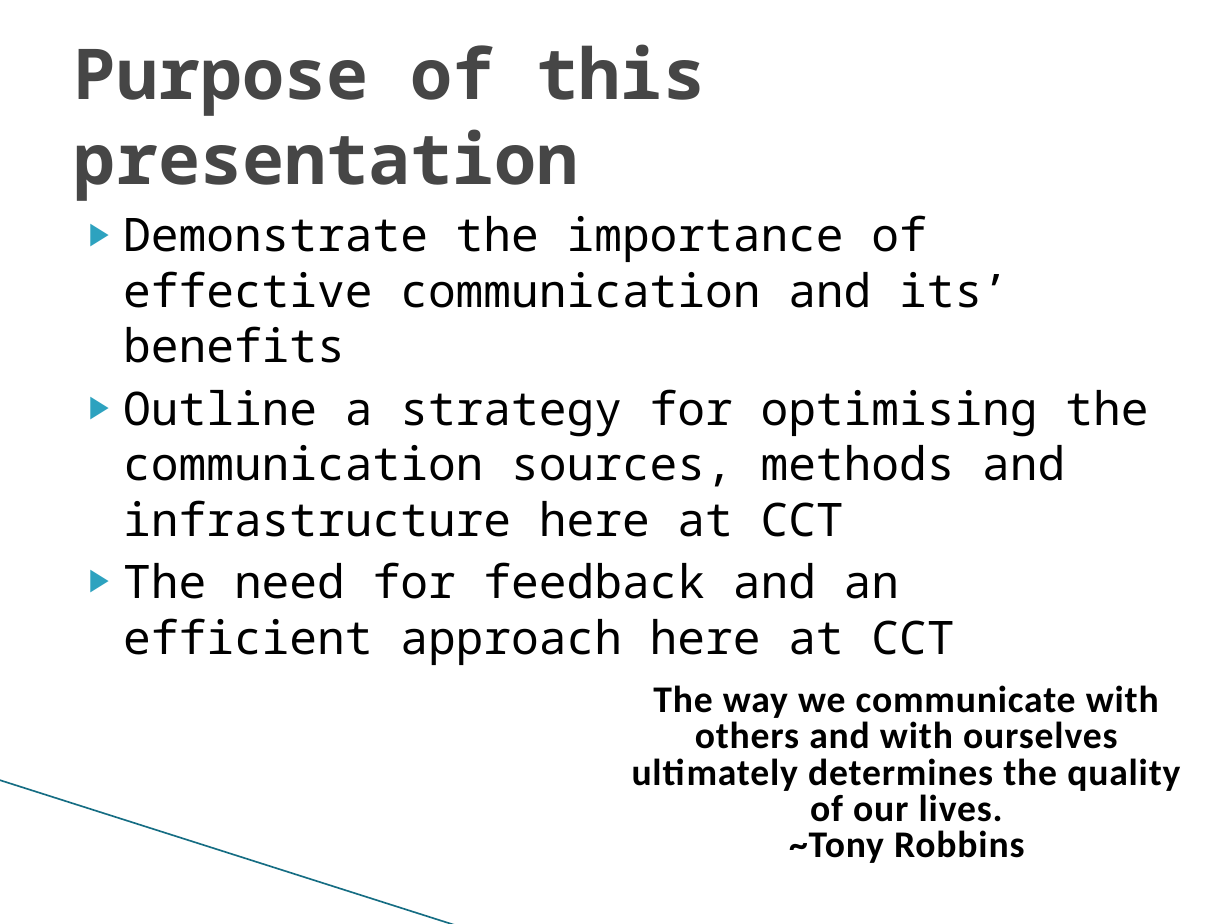
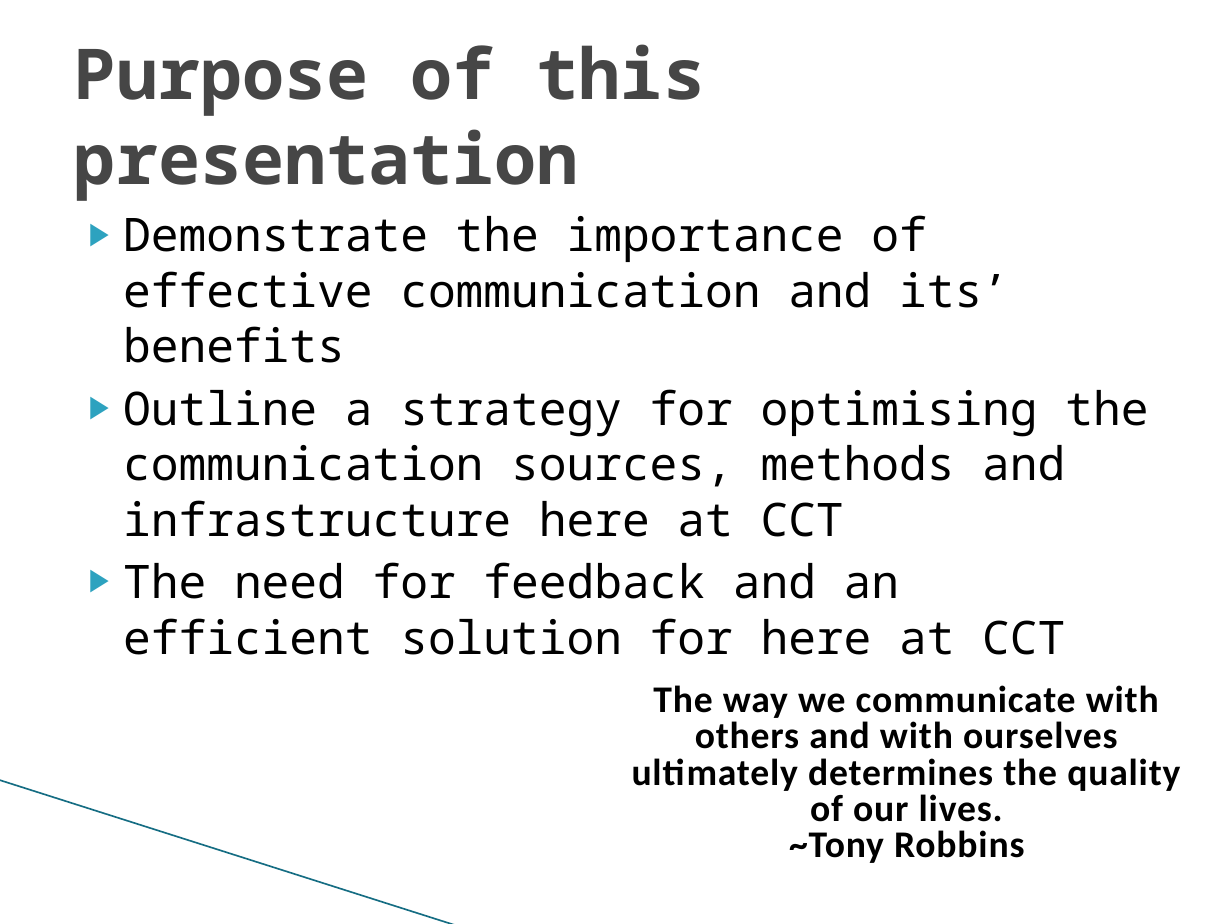
Before and after one commit to CrazeeIvan/Communications, a slide deck: slide 2 of Presentation Skills.odp. Drawn at 1232x924 pixels with LibreOffice and Linux fonts; fonts in the diff are those of the drawing; background and template pictures are left out. Boxes give left, top, right and bottom in pixels: in the first picture for what was removed or moved away, otherwise in the second. Text is boxed around its words. In the diff, an @@ line names an element or a change of style, - is before the commit and + after.

Commit message:
v4.2 - Further polish, added missing feedback section. Little more polish to add before going live.

```diff
--- a/Presentation Skills.odp
+++ b/Presentation Skills.odp
@@ text at [123,562,1065,655]: text changed @@
-▶ The need for feedback and an efficient approach here at CCT
+▶ The need for feedback and an efficient solution for here at CCT
```
Also in this commit, not shown: 2 other slides changed, 2 slides added, 1 slide removed.
